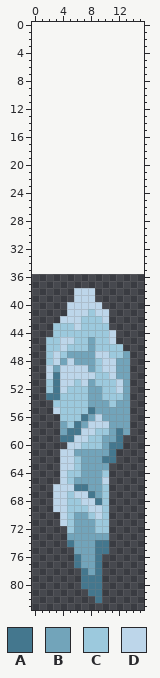
Two versions of one sprite sheet, DongYeonEngine/resources/Boss/SwordSkill/IceSword/IceSword2.png. This is how it looked before the edit.
The file is 16x48 pixels. The old version is drawn lined up with the new one, on the new canvas.
Palette (. is transparent): A #44778e  B #72a4ba  C #9cc9dd  D #bdd6ea
Pixels before, first column x 2:
38 ....DDD.....
39 ....DDD.....
40 ...DDDDD....
41 ...DDDCDD...
42 ..DDDCCCD...
43 .CCCDCCCC...
44 .CCCCCCCCD..
45 CCDDCCBCCD..
46 CCDCCCBCCCC.
47 CDCBBBBDDCCB
48 CDBDBBBCDDBB
49 DBDDDDBCDDBB
50 DADDDDDCCDBB
51 CADDCDBCCCDB
52 CADCCCBBCCDB
53 AACCCCBBCCCB
54 .CCCCCBBBCBB
55 .DCCCCABBBBB
56 ..CCCABDBBBB
57 ..BCABDDDBBB
58 ..BAADDCCBAB
59 ..AADDCCBBA.
60 ...DDCCCBAA.
61 ..DDBBBBBA..
62 ..DDCBBBAA..
63 ..DDCBBBB...
64 ..DCCBBBC...
65 ..DCBBBBD...
66 .DDDAABBC...
67 .DDCDDABC...
68 .DDCCDDAC...
69 .DDCCCDDC...
70 ..DCBBCDC...
71 ..DCBBBCC...
72 ...CBBBCC...
73 ...BBBBBB...
74 ...ABBBAA...
75 ....BBBAA...
76 ....ABBA....
77 ....ABBA....
78 .....ABA....
79 .....AAA....
80 .....AAA....
81 ......AA....
82 .......A....
New version:
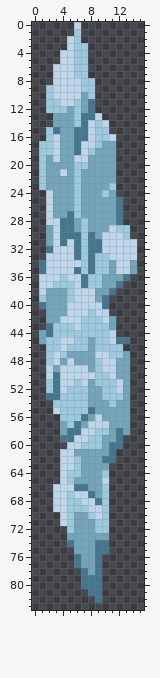
What changed:
canvas 16x48 -> 16x84, the old top-left corner now at 0,36
Changed rows in their new state; - is an unchanged pixel.
first column x 1:
 0 -----D--------
 1 -----C--------
 2 ----DC--------
 3 ----DCC-------
 4 ---DDCC-------
 5 ---DDCC-------
 6 --DDDCC-------
 7 --DDDCC-------
 8 --DDDDCC------
 9 -CDDDDCC------
10 -CDDDDBC------
11 -CCDDCBA------
12 -CCCBCBA------
13 --BBBCAAD-----
14 --BBBCADCD----
15 -CABBAADCC----
16 -CDBBAADCCD---
17 CCDBBADDCBB---
18 CCDBBADCBBB---
19 CBDBBDDBBBB---
20 CBBBBCCBBBB---
21 CBBDBCBBBBB---
22 CBBBBCBBBBB---
23 CBBBBCBBBBC---
24 -DBBBCBBBCB---
25 -DBBBCBBBBBA--
26 -DBBBCBBBBBA--
27 -DBBACBBBBBA--
28 -DDAABCBBBBA--
29 -BDAABCBBBDCC-
30 -BDAAACABDDDC-
31 -BDADACAADDDDD
32 -ADDDACAADDDDD
33 -DDDDACACCDDDD
34 ADDDDDCACCBDDB
35 ADDDDACACCBDDB
36 DDDCDDACCBBBA-
37 DDCCCDACCBBA--
38 DBBBC---BBA---
39 CBBBC---BA----
40 ABBB-----A----
41 -BBB----------
42 -BB-------B---
43 -A--------B---
44 BA------------
45 B----------AA-
Pixel boxes of the changes (left, top, right, bottom) in both pictures:
added: (39, 22, 137, 344)
